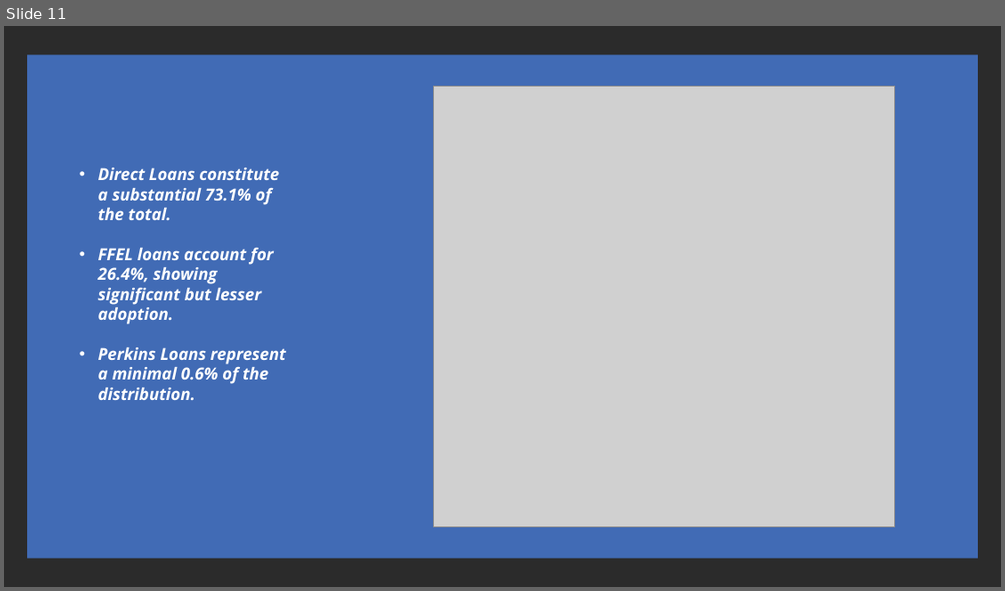
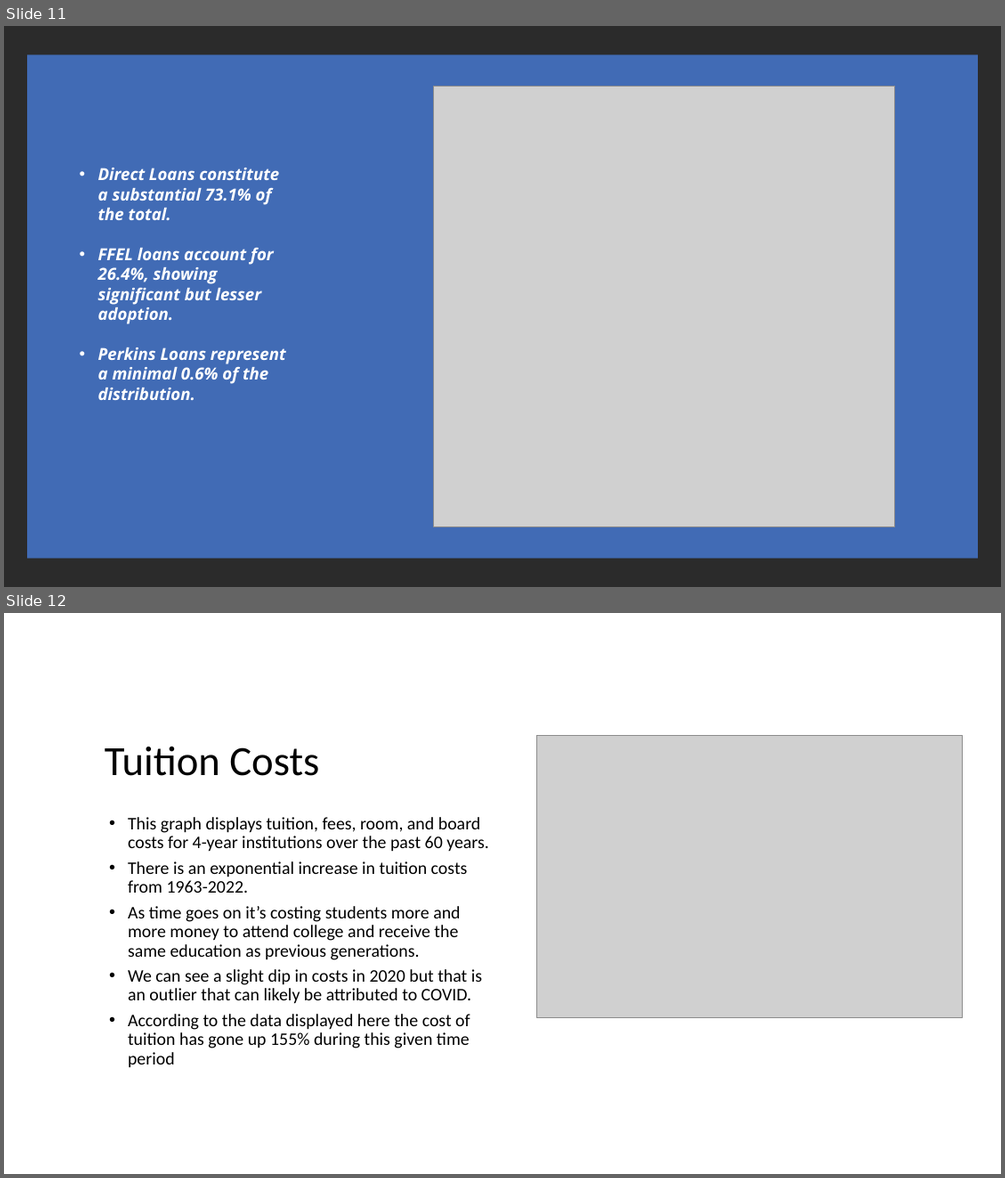
Before and after one commit to Marisauc/Project-1-Team-9, a slide deck: Project_1_Stutdent_Loan_Analysis.pptx. Shown one above the other, each under a label of ours: slide 11 before the commit, slides 11 and 12 after it. The pictures are 1005x591 and 1005x1178 pixels, drawn with LibreOffice and Linux fonts; fonts in the diff are those of the drawing; grey boxes stand for pictures; background and template pictures are left out; a plain dark background stands for a picture behind light text. Boxes give left, top, right and bottom in pixels: in the first picture for what was removed or moved away, otherwise in the second. Text is boxed around its words. In the diff, an @@ line names an element or a change of style, - is before the commit and + after.

```diff
--- a/Project_1_Stutdent_Loan_Analysis.pptx
+++ b/Project_1_Stutdent_Loan_Analysis.pptx
@@ slide 12 added at bbox=[4, 613, 1001, 1174], background #FFFFFF @@
@@ title added at bbox=[105, 746, 319, 776], 40 pt, text #000000 @@
+Tuition Costs
@@ picture added at bbox=[536, 736, 962, 1018] @@
@@ text added at bbox=[128, 817, 489, 1068], 17 pt, text #000000 @@
+• This graph displays tuition, fees, room, and board costs for 4-year institutions over the past 60 years.
+• There is an exponential increase in tuition costs from 1963-2022.
+• As time goes on it’s costing students more and more money to attend college and receive the same education as previous generations.
+• We can see a slight dip in costs in 2020 but that is an outlier that can likely be attributed to COVID.
+• According to the data displayed here the cost of tuition has gone up 155% during this given time period
```
Also in this commit, not shown: 1 slide changed, 1 other slide added.
